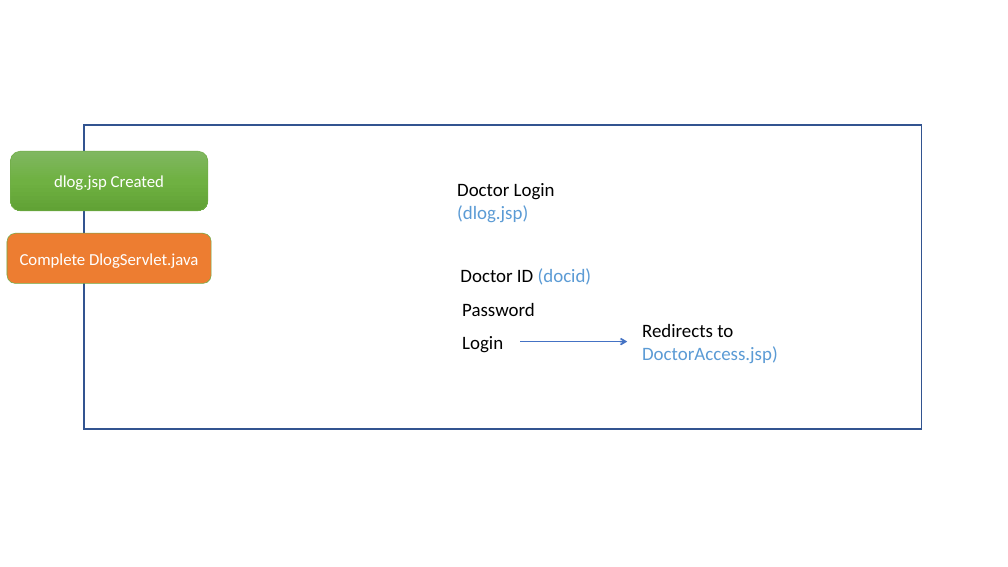
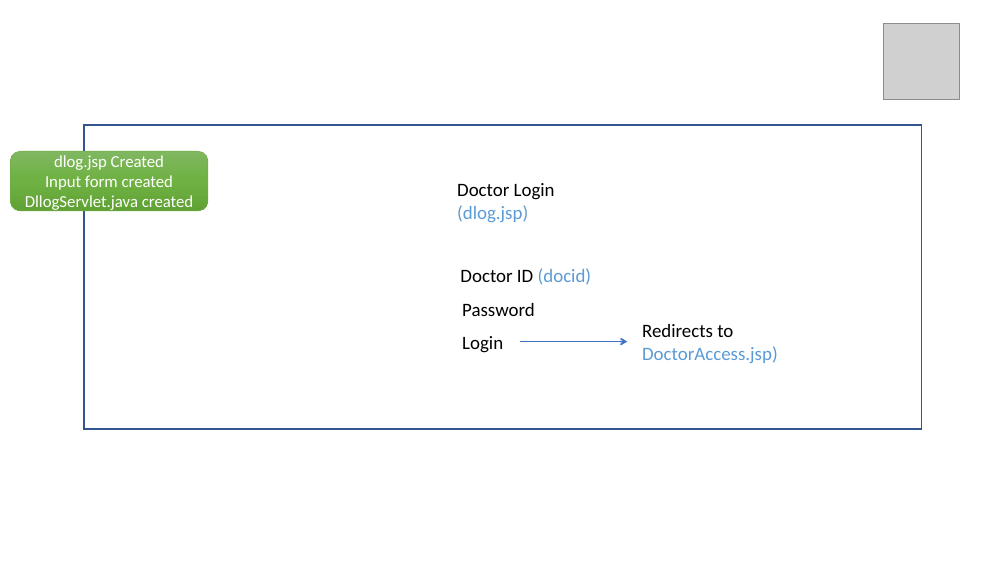
Before and after one commit to aaliceinw/ttagn2, a slide deck: slide 6 of Hospital Management Designv2.pptx. Drawn at 1008x567 pixels with LibreOffice and Linux fonts; fonts in the diff are those of the drawing; grey boxes stand for pictures. Boxes give left, top, right and bottom in pixels: in the first picture for what was removed or moved away, otherwise in the second. Text is boxed around its words. In the diff, an @@ line names an element or a change of style, - is before the commit and + after.

```diff
--- a/Hospital Management Designv2.pptx
+++ b/Hospital Management Designv2.pptx
@@ picture added at (884, 23, 960, 99) @@
@@ text in rounded rectangle at (25, 175, 193, 212): paragraphs added @@
+Input form created
+DllogServlet.java created
@@ rounded rectangle removed at (7, 234, 211, 284) @@
-Complete DlogServlet.java
```
Also in this commit, not shown: 10 other slides changed, 2 slides removed, 1 other file.
